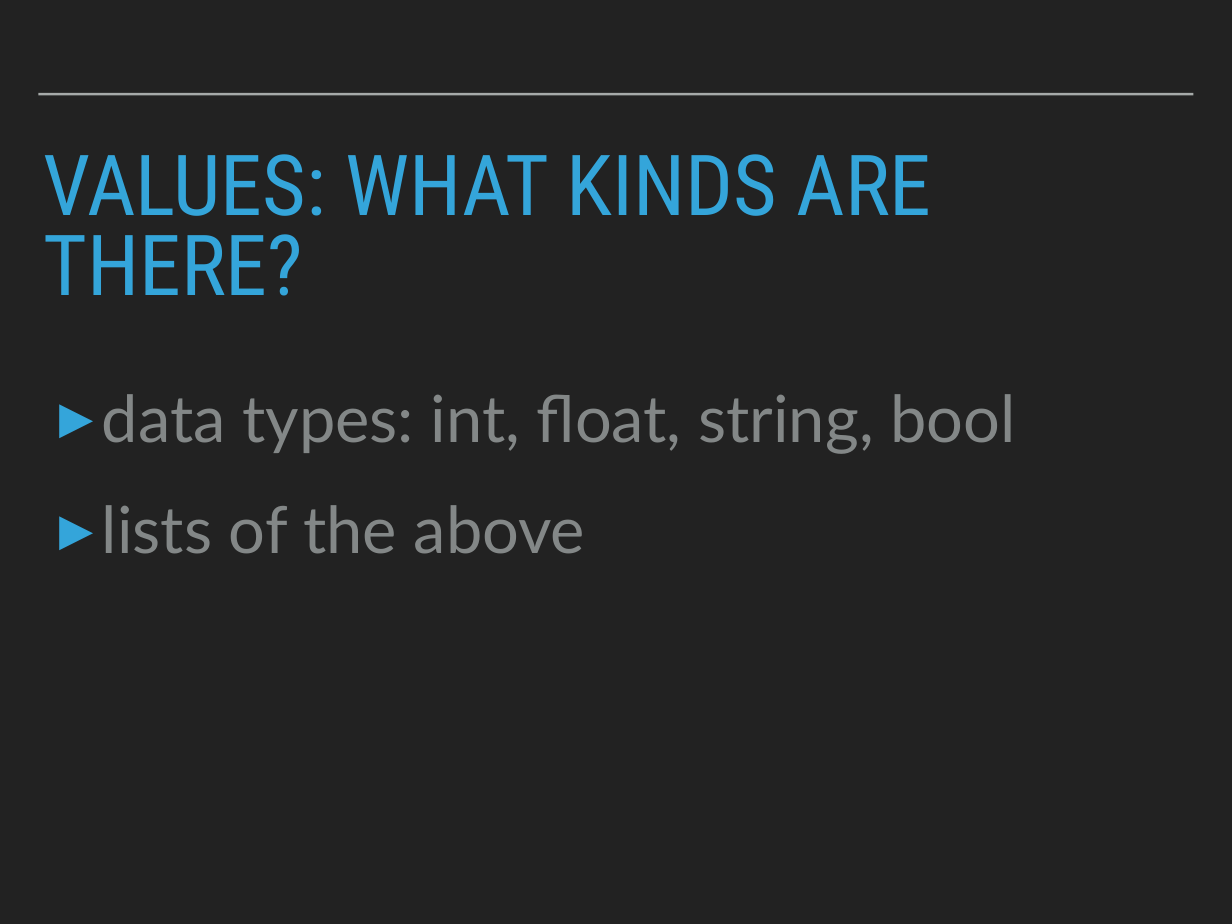
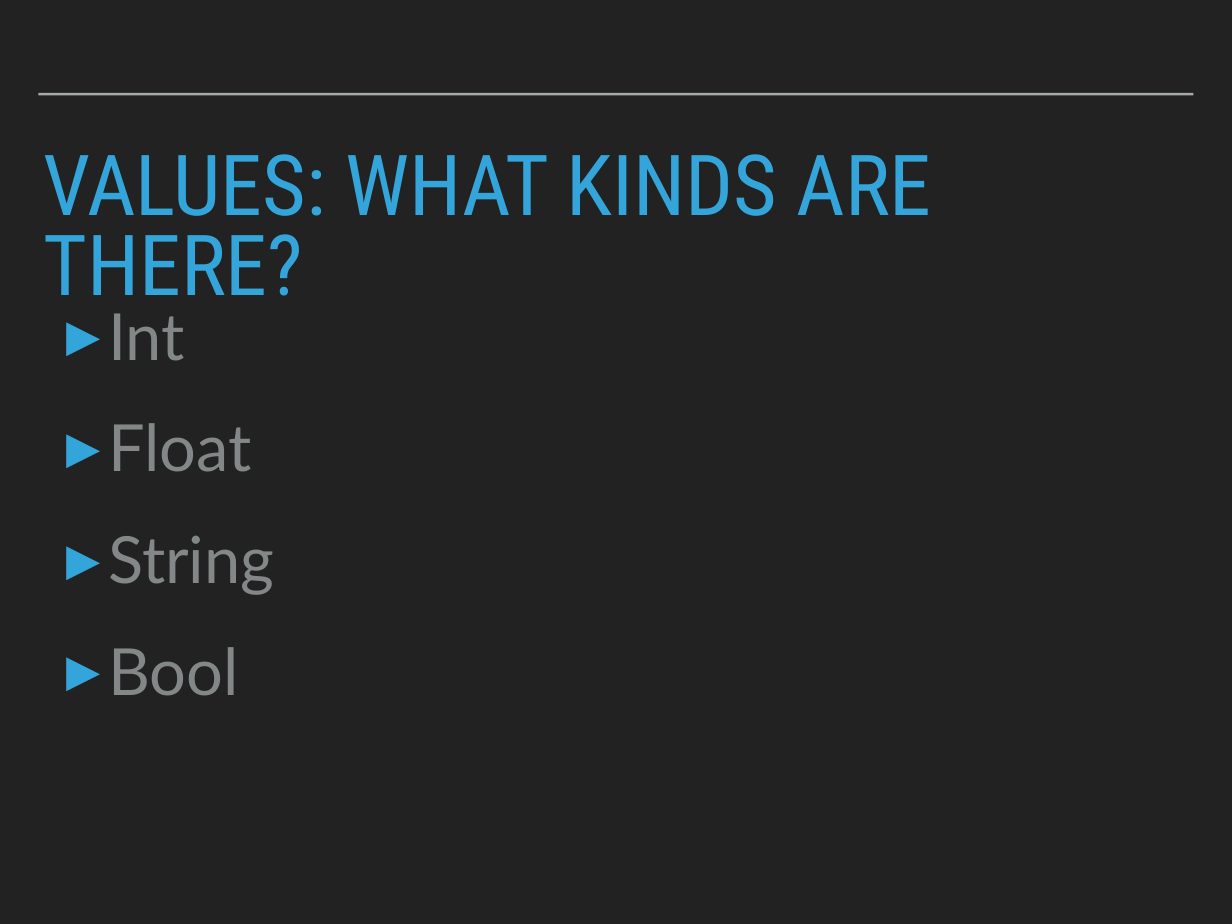
Before and after one commit to robcarrington/python-for-data-science, a slide deck: slide 30 of Session3/Session3_Slides.pptx (slide 27 before the commit). Drawn at 1232x924 pixels with LibreOffice and Linux fonts; fonts in the diff are those of the drawing. Boxes give left, top, right and bottom in pixels: in the first picture for what was removed or moved away, otherwise in the second. Text is boxed around its words. In the diff, an @@ line names an element or a change of style, - is before the commit and + after.

```diff
--- a/Session3/Session3_Slides.pptx
+++ b/Session3/Session3_Slides.pptx
@@ text at bbox=[108, 313, 274, 696]: text changed @@
-▸ data types: int, float, string, bool
-▸ lists of the above
+▸ Int
+▸ Float
+▸ String
+▸ Bool
```
Also in this commit, not shown: 7 other slides changed, 25 slides added, 54 slides removed, 5 other files.
